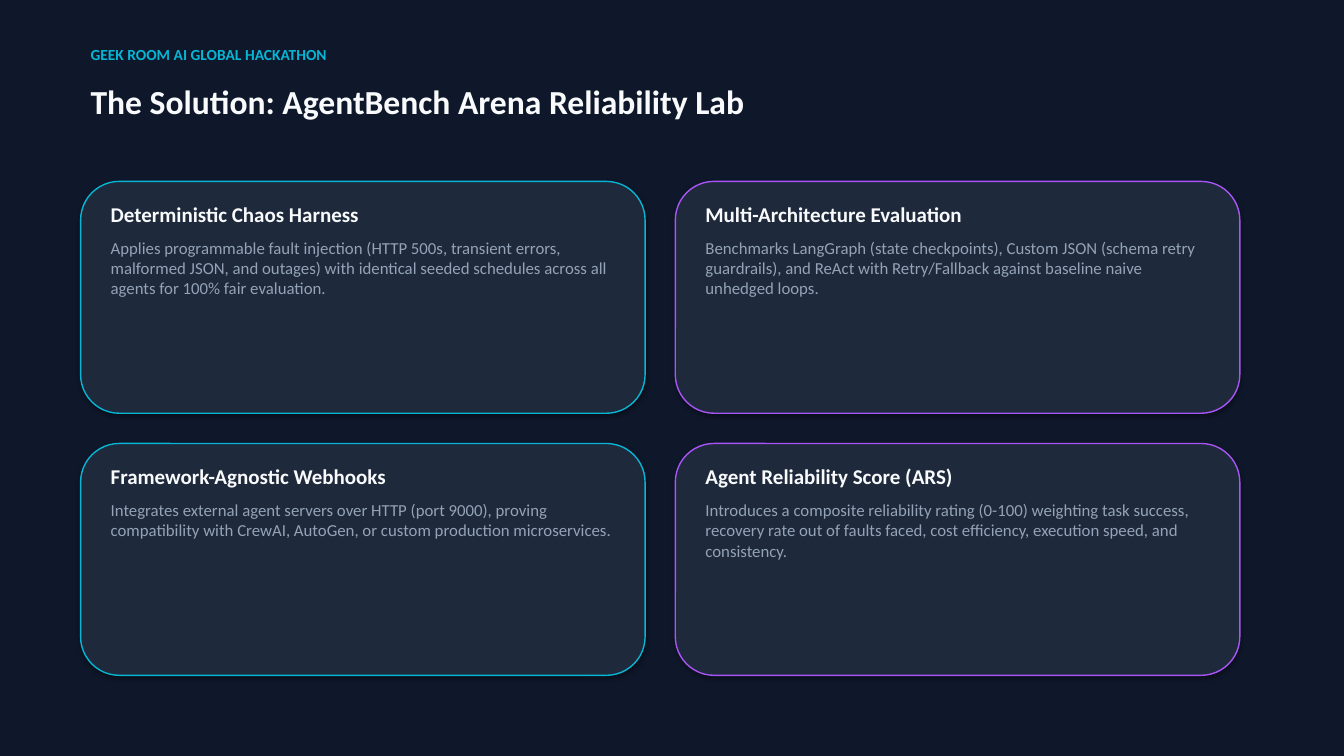
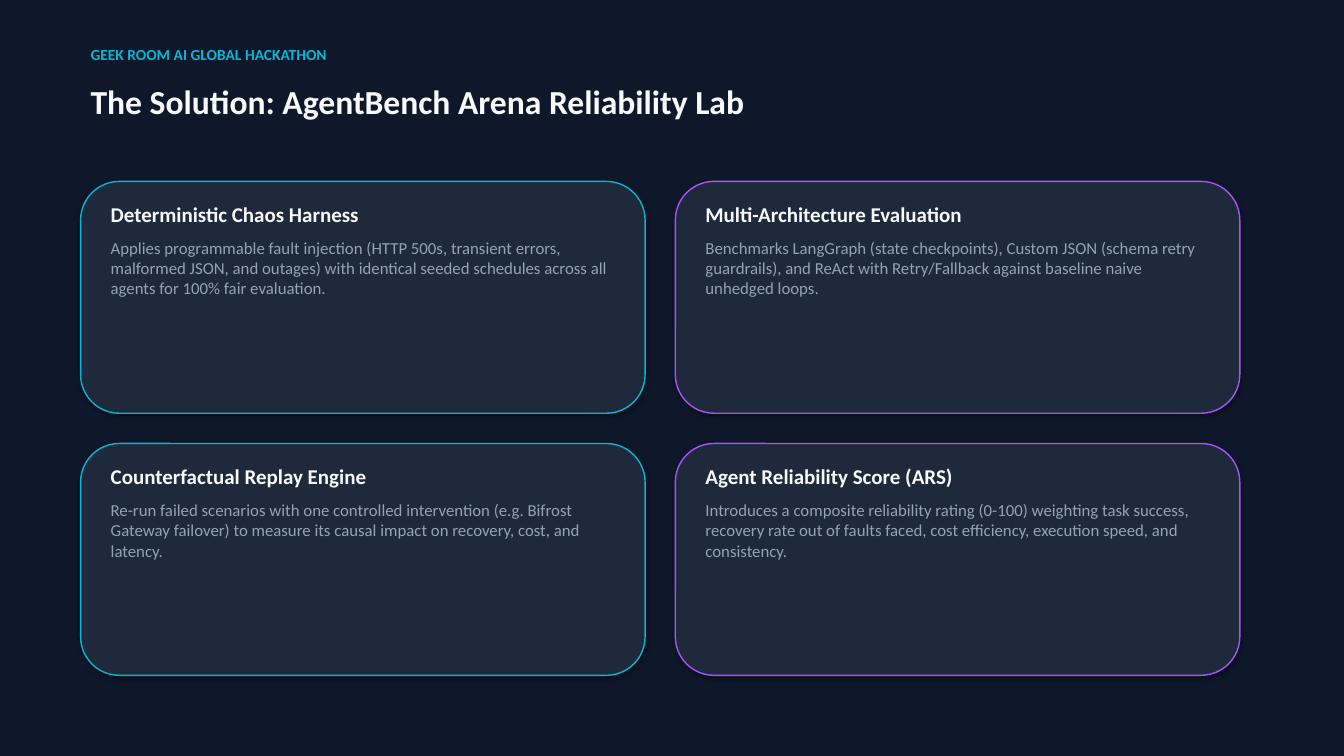
Before and after one commit to Mohan-M04/agentbench-arena, a slide deck: slide 3 of AgentBench_Arena_Hackathon_Pitch_Deck.pptx. Drawn at 1344x756 pixels with LibreOffice and Linux fonts; fonts in the diff are those of the drawing. Boxes give left, top, right and bottom in pixels: in the first picture for what was removed or moved away, otherwise in the second. Text is boxed around its words. In the diff, an @@ line names an element or a change of style, - is before the commit and + after.

```diff
--- a/AgentBench_Arena_Hackathon_Pitch_Deck.pptx
+++ b/AgentBench_Arena_Hackathon_Pitch_Deck.pptx
@@ text at (111,469,580,560): text changed @@
-Framework-Agnostic Webhooks
-Integrates external agent servers over HTTP (port 9000), proving compatibility with CrewAI, AutoGen, or custom production microservices.
+Counterfactual Replay Engine
+Re-run failed scenarios with one controlled intervention (e.g. Bifrost Gateway failover) to measure its causal impact on recovery, cost, and latency.
```
Also in this commit, not shown: 9 other slides changed, 1 other file.
